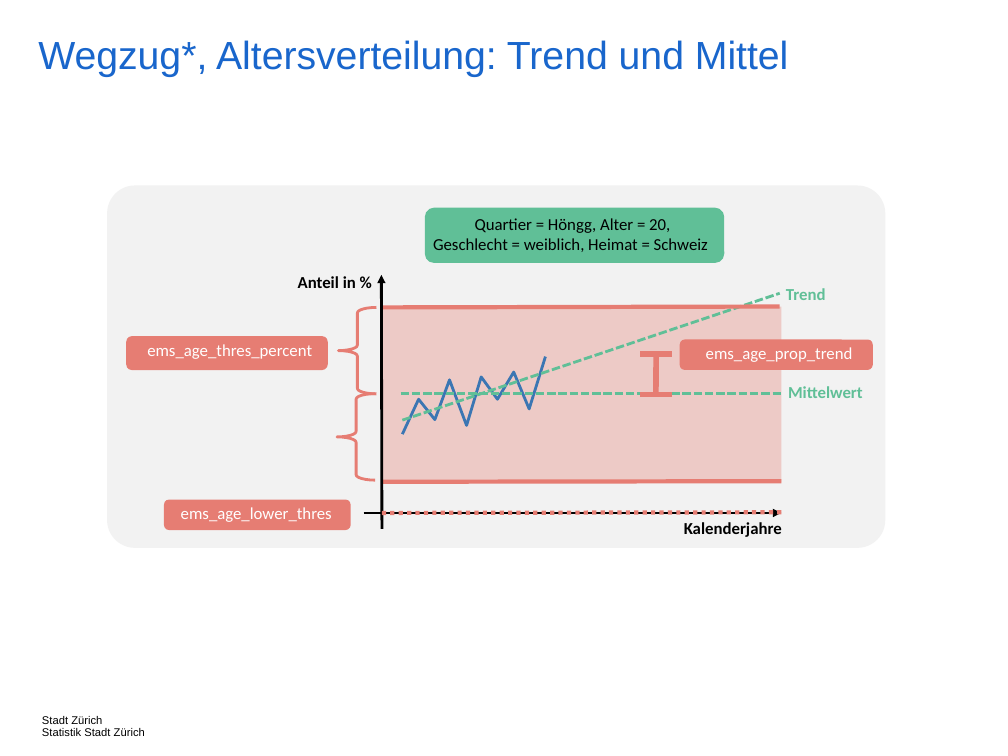
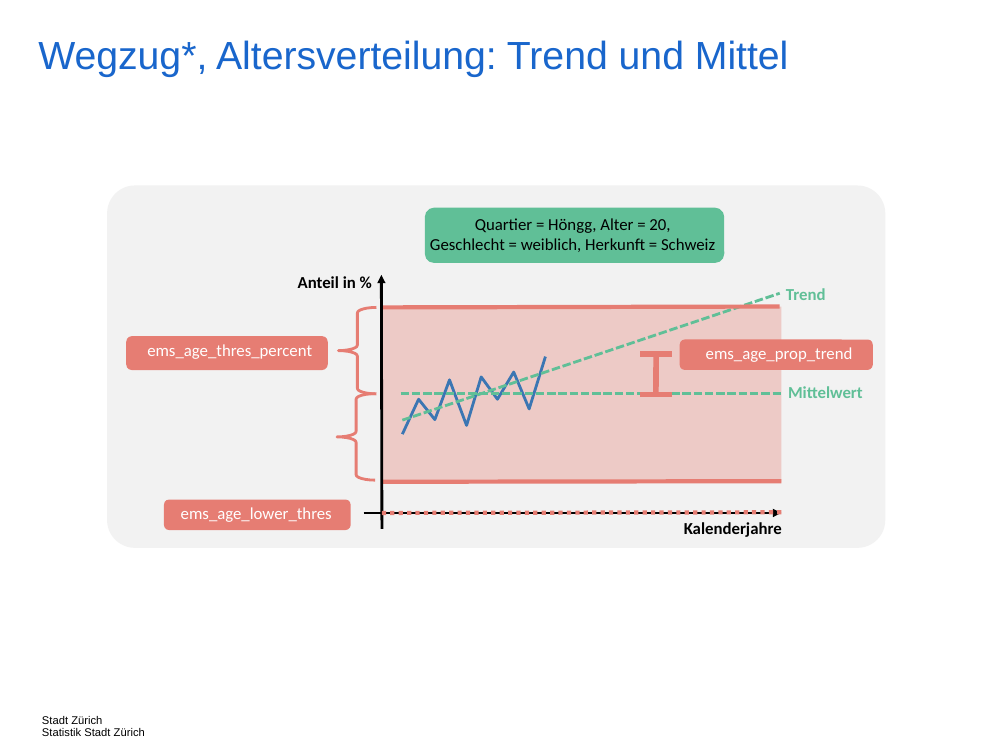
Before and after one commit to StatistikStadtZuerich/BevSzen, a slide deck: slide 45 of 2020phase2/5_Documentation/Concepts.pptx. Drawn at 1008x756 pixels with LibreOffice and Linux fonts; fonts in the diff are those of the drawing. Boxes give left, top, right and bottom in pixels: in the first picture for what was removed or moved away, otherwise in the second. Text is boxed around its words. In the diff, an @@ line names an element or a change of style, - is before the commit and + after.

```diff
--- a/2020phase2/5_Documentation/Concepts.pptx
+++ b/2020phase2/5_Documentation/Concepts.pptx
@@ text at box(430, 218, 715, 252): text changed @@
-Quartier = Höngg, Alter = 20,
-Geschlecht = weiblich, Heimat = Schweiz
+Quartier = Höngg, Alter = 20,
+Geschlecht = weiblich, Herkunft = Schweiz
```
Also in this commit, not shown: 12 other slides changed, 4 other files.
